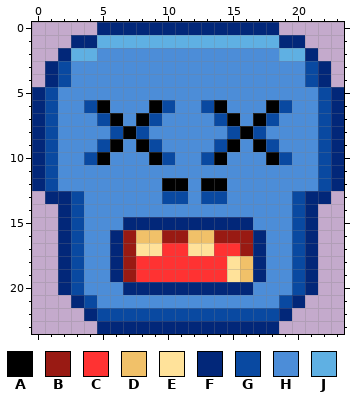
Pixel-art sprite -- assets/images/game/characters/trofey/TrophyBlue_mini.png. The first picture shows the starting point.
The file is 24x24 pixels.
Palette (. is transparent): A #000000  B #991a13  C #ff3232  D #f1c169  E #ffe29a  F #022779  G #0949a1  H #4c8dd8  J #5fb0e3
Pixels before, first column x 0:
 0 .....FFFFFFFFFFFFFF.....
 1 ...FFJJJJJJJJJJJJJJFF...
 2 ..FJJHHHHHHHHHHHHHHJJF..
 3 .FGHHHHHHHHHHHHHHHHHHGF.
 4 .FGHHHHHHHHHHHHHHHHHHGF.
 5 FGHHHHHHHHHHHHHHHHHHHHGF
 6 FGHHGAHHHAGHHGAHHHAGHHGF
 7 FGHHHGAHAGHHHHGAHAGHHHGF
 8 FGHHHHGAGHHHHHHGAGHHHHGF
 9 FGHHHGAHAGHHHHGAHAGHHHGF
10 FGHHGAHHHAGHHGAHHHAGHHGF
11 FGHHHHHHHHHHHHHHHHHHHHGF
12 FGHHHHHHHHAAHAAHHHHHHHGF
13 .FFGHHHHHHGGHGGHHHHHGFF.
14 ..FGHHHHHHHHHHHHHHHHGF..
15 ..FGHHHFFFFFFFFFFHHHGF..
16 ..FGHHFBDDBBDDBBBFHHGF..
17 ..FGHHFBEECCEECCBFHHGF..
18 ..FGHHFBCCCCCCCEDFHHGF..
19 ..FGHHFBCCCCCCCEDFHHGF..
20 ..FGHHHFFFFFFFFFFHHHGF..
21 ...FGHHHHHHHHHHHHHHGF...
22 ....FGGGGGGGGGGGGGGF....
23 .....FFFFFFFFFFFFFF.....
Now the later version:
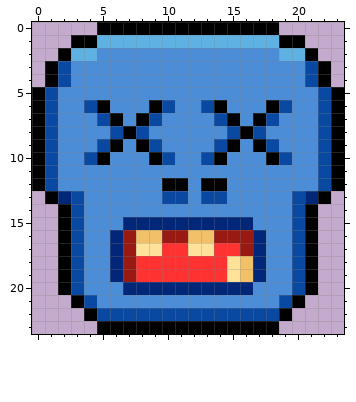
The edit:
{"y":0,"x":5,"old":"FFFFFFFFFFFFFF","new":"AAAAAAAAAAAAAA"}
{"y":1,"x":3,"old":"FF","new":"AA"}
{"y":1,"x":19,"old":"FF","new":"AA"}
{"y":2,"x":2,"old":"F","new":"A"}
{"y":2,"x":21,"old":"F","new":"A"}
{"y":3,"x":1,"old":"F","new":"A"}
{"y":3,"x":22,"old":"F","new":"A"}
{"y":4,"x":1,"old":"F","new":"A"}
{"y":4,"x":22,"old":"F","new":"A"}
{"y":5,"x":0,"old":"F","new":"A"}
{"y":5,"x":23,"old":"F","new":"A"}
{"y":6,"x":0,"old":"F","new":"A"}
{"y":6,"x":23,"old":"F","new":"A"}
{"y":7,"x":0,"old":"F","new":"A"}
{"y":7,"x":23,"old":"F","new":"A"}
{"y":8,"x":0,"old":"F","new":"A"}
{"y":8,"x":23,"old":"F","new":"A"}
{"y":9,"x":0,"old":"F","new":"A"}
{"y":9,"x":23,"old":"F","new":"A"}
{"y":10,"x":0,"old":"F","new":"A"}
{"y":10,"x":23,"old":"F","new":"A"}
{"y":11,"x":0,"old":"F","new":"A"}
{"y":11,"x":23,"old":"F","new":"A"}
{"y":12,"x":0,"old":"F","new":"A"}
{"y":12,"x":23,"old":"F","new":"A"}
{"y":13,"x":1,"old":"F","new":"A"}
{"y":13,"x":22,"old":"F","new":"A"}
{"y":14,"x":2,"old":"F","new":"A"}
{"y":14,"x":21,"old":"F","new":"A"}
{"y":15,"x":2,"old":"F","new":"A"}
{"y":15,"x":21,"old":"F","new":"A"}
{"y":16,"x":2,"old":"F","new":"A"}
{"y":16,"x":21,"old":"F","new":"A"}
{"y":17,"x":2,"old":"F","new":"A"}
{"y":17,"x":21,"old":"F","new":"A"}
{"y":18,"x":2,"old":"F","new":"A"}
{"y":18,"x":21,"old":"F","new":"A"}
{"y":19,"x":2,"old":"F","new":"A"}
{"y":19,"x":21,"old":"F","new":"A"}
{"y":20,"x":2,"old":"F","new":"A"}
{"y":20,"x":21,"old":"F","new":"A"}
{"y":21,"x":3,"old":"F","new":"A"}
{"y":21,"x":20,"old":"F","new":"A"}
{"y":22,"x":4,"old":"F","new":"A"}
{"y":22,"x":19,"old":"F","new":"A"}
{"y":23,"x":5,"old":"FFFFFFFFFFFFFF","new":"AAAAAAAAAAAAAA"}
